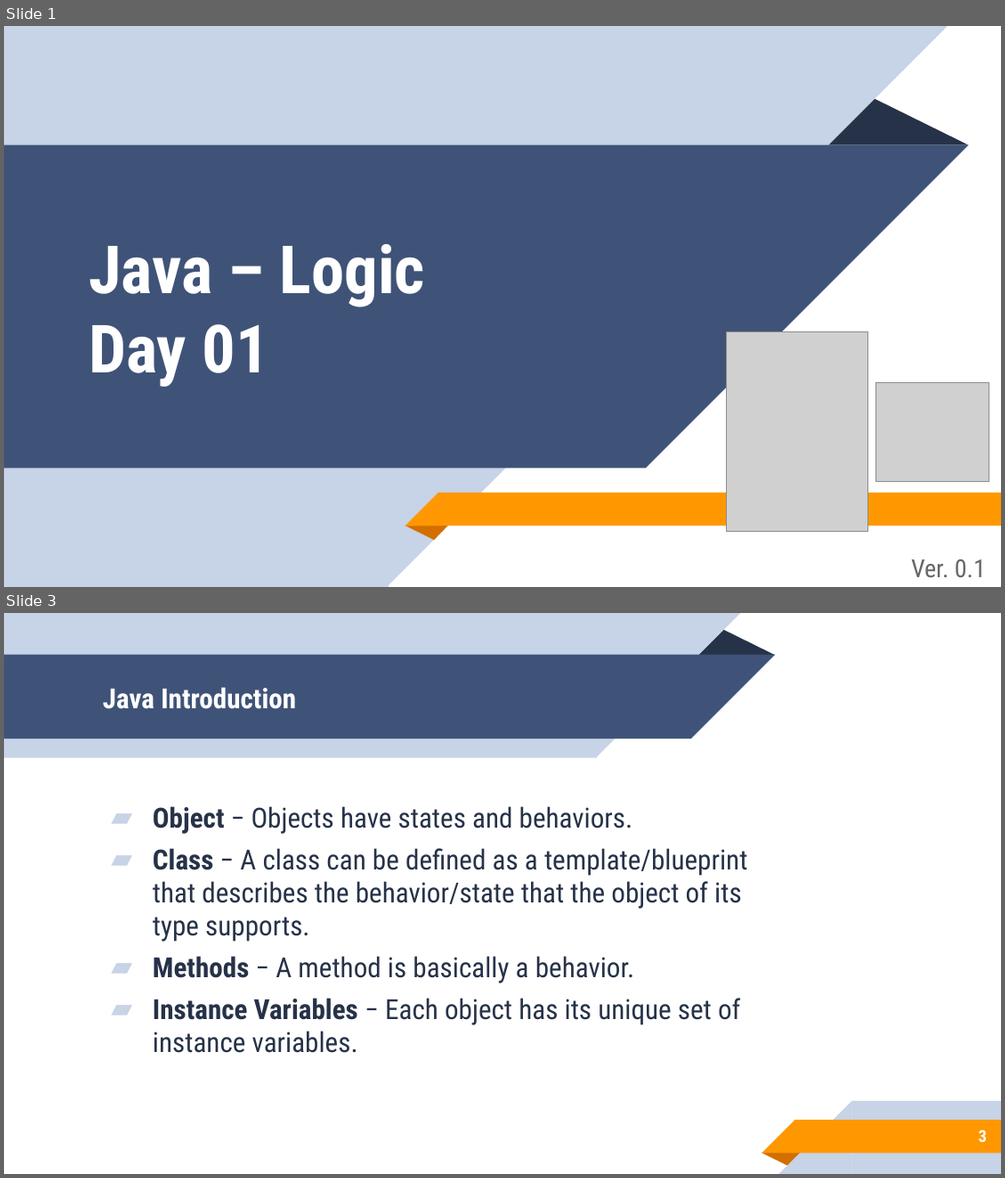
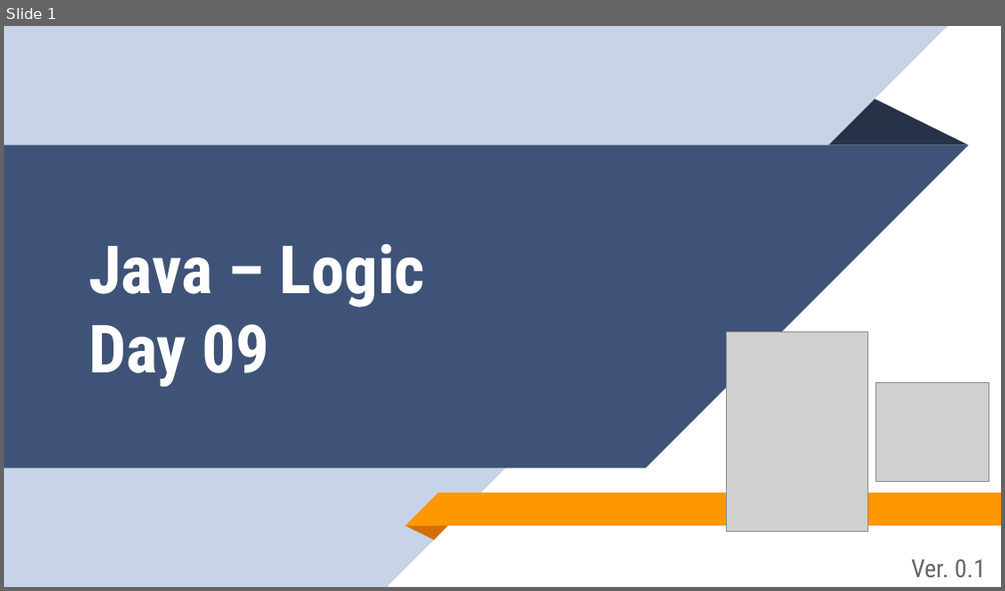
Before and after one commit to aronipurwanto/materi-xa, a slide deck: java/java-logic/Slide-Java-Logic-09.pptx. Shown one above the other, each under a label of ours: slides 1 and 3 before the commit, slide 1 after it; the slides between them are not shown. The pictures are 1005x1178 and 1005x591 pixels, drawn with LibreOffice and Linux fonts; fonts in the diff are those of the drawing; grey boxes stand for pictures. Boxes give left, top, right and bottom in pixels: in the first picture for what was removed or moved away, otherwise in the second. Text is boxed around its words. In the diff, an @@ line names an element or a change of style, - is before the commit and + after.

Commit message:
update materi logic

```diff
--- a/java/java-logic/Slide-Java-Logic-09.pptx
+++ b/java/java-logic/Slide-Java-Logic-09.pptx
@@ slide 3 removed at <box>4,613,1001,1174</box>, background #FFFFFF @@
@@ group removed at <box>4,613,775,757</box>: 2 rectangles, 2 right triangles, 1 triangle @@
@@ title removed at <box>103,687,296,709</box> @@
-Java Introduction
@@ text removed at <box>153,806,747,1053</box> @@
-▰ Object − Objects have states and behaviors.
-▰ Class − A class can be defined as a template/blueprint that describes the behavior/state that the object of its type supports.
-▰ Methods − A method is basically a behavior.
-▰ Instance Variables − Each object has its unique set of instance variables.
@@ group removed at <box>761,1101,1001,1173</box>: 2 rectangles, 2 right triangles, 1 triangle @@
@@ page number removed at <box>979,1129,987,1142</box> @@
-3
@@ slide 1 changed as well @@
@@ title at <box>89,244,425,386</box>: text changed @@
-Java – Logic
-Day 01
+Java – Logic
+Day 09
```
Also in this commit, not shown: 5 other slides changed, 2 slides added, 20 other slides removed, 2 other files.
